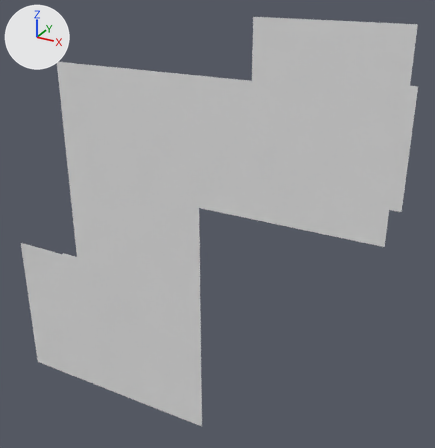
The OBJ model Assets/Tiled2Unity/Meshes/Map.obj, before and after one commit.
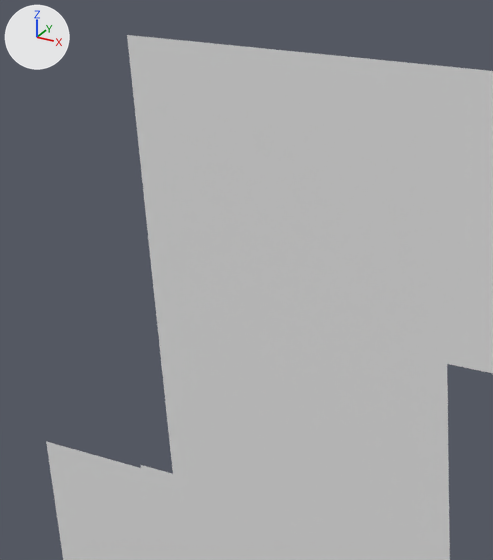
Old and new are each drawn whole from a 50 mm lens placed at (10.1, -113.2, -14.1), pointed at (-56.1, 7.1, -74.3) and again close up on the part from 0% to 50% of the width and 10% to 66% of the height. The axes (+X, +Y, +Z) are drawn at upper left. The lights are the same throughout. Where no turn or scale is listed for an object, it has been applied to the vertices.

Objects in the first close-up: 'Map'.
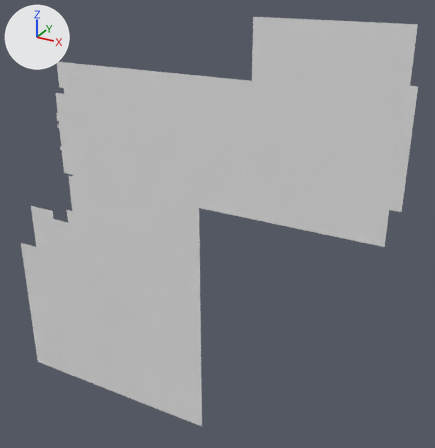
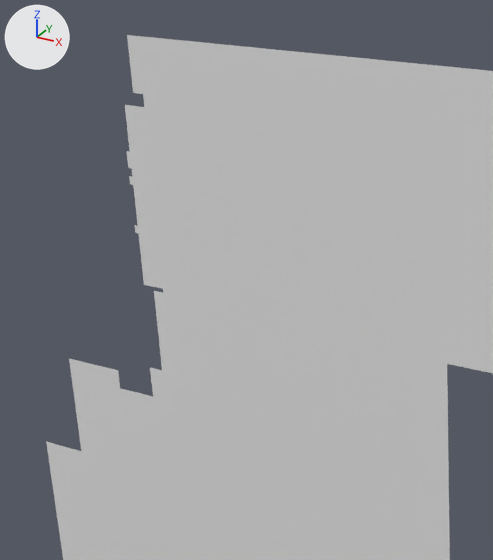
Commit message: new map

Location of each change, [x1, y1, x2, y2] in pixels of the close-ups (493 x 560 px):
part 1 of me_map, built on
    before: [133, 93, 144, 107]
    after: [69, 105, 173, 474]

The edits, one by one:
me_map is used by ob_map; location (0.0, 0.0, 0.0).
me_map had 28938 vertices, 28486 faces and spanned x -118.6..-11.0, y 0.0, z -133.4..-24.5.
me_map now has 29893 vertices, 29424 faces and spans x -118.6..-11.0, y 0.0, z -133.4..-24.5.
me_map part 1: 1 vertex moved from x -97.0, y 0.0, z -44.2 to x -97.4, y 0.0, z -44.6; 5 vertices removed from x -97.0..-96.0, y 0.0, z -44.2..-43.7; 960 vertices added at x -112.3..-97.4, y 0.0, z -90.2..-44.6.
